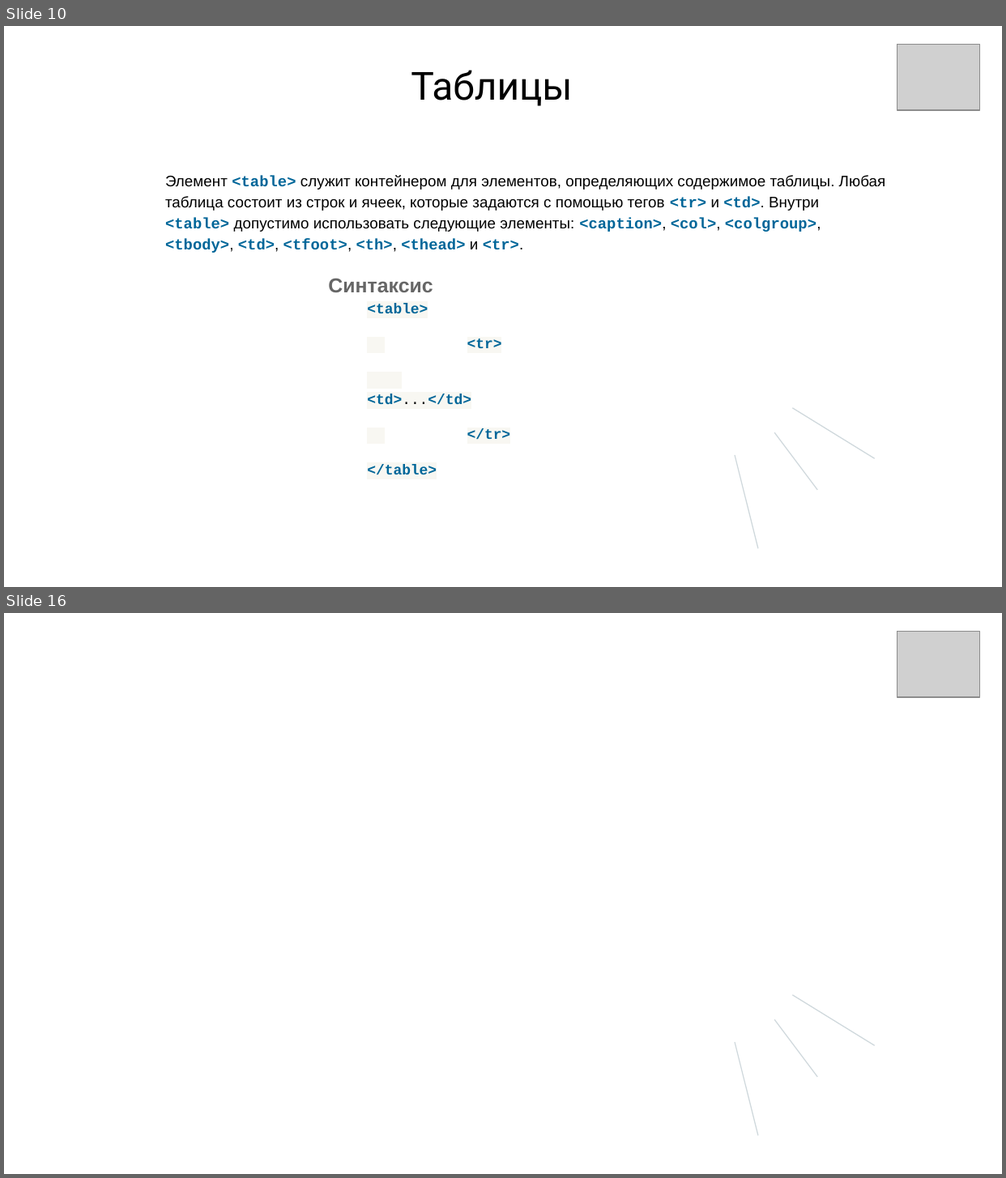
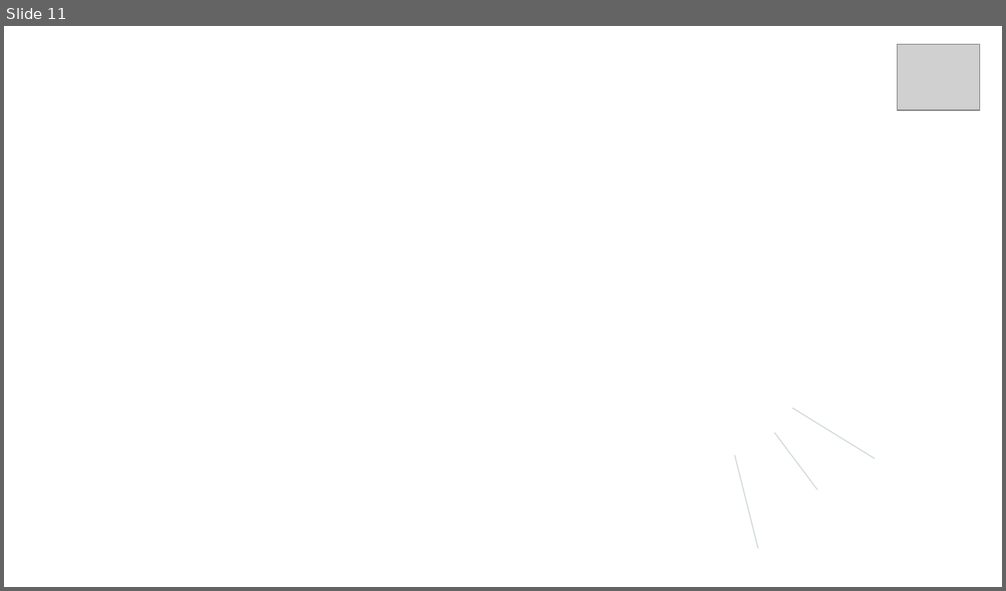
Before and after one commit to mhasilau/wb9, a slide deck: WEB - технологии.pptx. Shown one above the other, each under a label of ours: slides 10 and 16 before the commit, slide 11 after it; the slides between them are not shown. The pictures are 1006x1178 and 1006x591 pixels, drawn with LibreOffice and Linux fonts; fonts in the diff are those of the drawing; grey boxes stand for pictures; background and template pictures are left out. Boxes give left, top, right and bottom in pixels: in the first picture for what was removed or moved away, otherwise in the second. Text is boxed around its words. In the diff, an @@ line names an element or a change of style, - is before the commit and + after.

```diff
--- a/WEB - технологии.pptx
+++ b/WEB - технологии.pptx
@@ slide 10 removed at box(4, 26, 1002, 587), background picture (left out) @@
@@ picture removed at box(897, 44, 980, 109) @@
@@ text removed at box(411, 70, 572, 106) @@
-Таблицы
@@ text removed at box(165, 175, 886, 253) @@
-Элемент <table> служит контейнером для элементов, определяющих содержимое таблицы. Любая таблица состоит из строк и ячеек, которые задаются с помощью тегов <tr> и <td>. Внутри <table> допустимо использовать следующие элементы: <caption>, <col>, <colgroup>, <tbody>, <td>, <tfoot>, <th>, <thead> и <tr>.
@@ text removed at box(328, 278, 511, 476) @@
-Синтаксис
-<table>
-<tr>
-<td>...</td>
-</tr>
-</table>
@@ freeform shape removed at box(792, 408, 874, 459) @@
@@ freeform shape removed at box(774, 433, 817, 490) @@
@@ freeform shape removed at box(735, 455, 757, 549) @@
@@ what was slide 16 is now slide 11 @@
```
Also in this commit, not shown: 2 slides changed, 8 slides added, 12 other slides removed.
